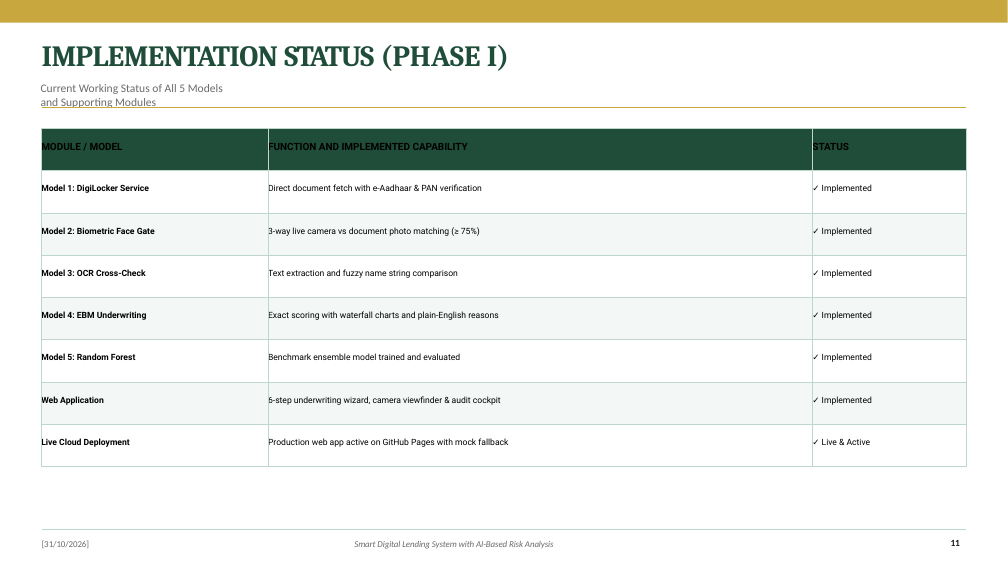
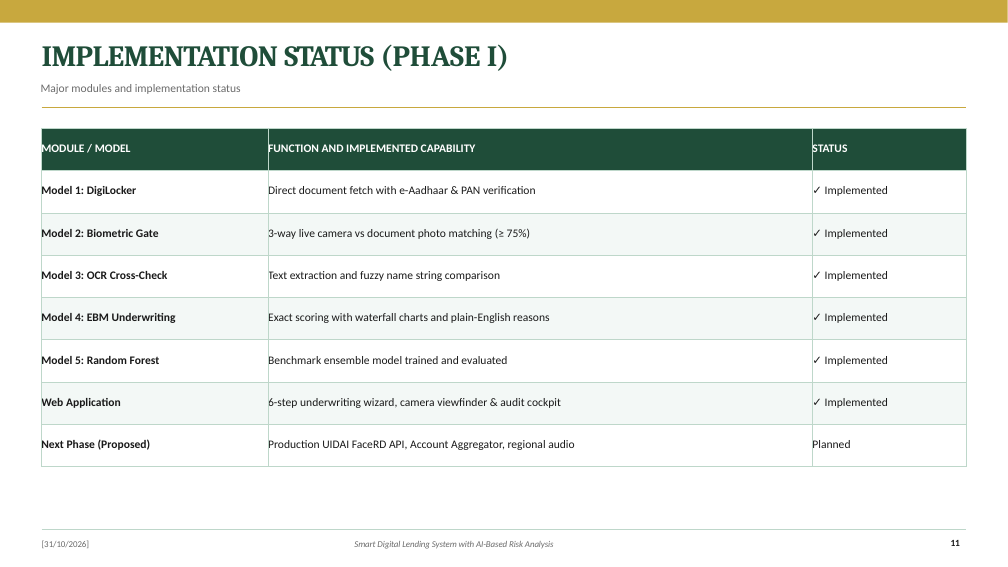
Before and after one commit to jeevabharathi44/loan-eligibility-ai, a slide deck: slide 11 of Smart_Digital_Lending_System_Viva_Presentation.pptx. Drawn at 1008x567 pixels with LibreOffice and Linux fonts; fonts in the diff are those of the drawing. Boxes give left, top, right and bottom in pixels: in the first picture for what was removed or moved away, otherwise in the second. Text is boxed around its words. In the diff, an @@ line names an element or a change of style, - is before the commit and + after.

Commit message:
feat(deploy): full project deployment with template-matched PPTX, unified SPA serving, lockfile tracking, and automated zip builder

```diff
--- a/Smart_Digital_Lending_System_Viva_Presentation.pptx
+++ b/Smart_Digital_Lending_System_Viva_Presentation.pptx
@@ text at [41, 84, 241, 94]: text changed @@
-Current Working Status of All 5 Models and Supporting Modules
+Major modules and implementation status
@@ table at [42, 129, 966, 467] @@
-row 2, column 1: Model 1: DigiLocker Service
+row 2, column 1: Model 1: DigiLocker
-row 3, column 1: Model 2: Biometric Face Gate
+row 3, column 1: Model 2: Biometric Gate
-row 8: Live Cloud Deployment | Production web app active on GitHub Pages with mock fallback | ✓ Live & Active
+row 8: Next Phase (Proposed) | Production UIDAI FaceRD API, Account Aggregator, regional audio | Planned
@@ size 9.5 to 11 pt, text colour #000000 to #FFFFFF in "MODULE / MODEL", "FUNCTION AND IMPLEMENTED CAPABILITY", "STATUS" @@
@@ font Roboto to Calibri in "MODULE / MODEL", "FUNCTION AND IMPLEMENTED CAPABILITY", "STATUS", "Direct document fetch with e-Aadhaar & PAN ..." and 15 more places @@
@@ size 8.2 to 11 pt, text colour #000000 to #1A1A1A in "Direct document fetch with e-Aadhaar & PAN ...", "✓ Implemented", "3-way live camera vs document photo matching ...", "✓ Implemented" and 12 more places @@
```
Also in this commit, not shown: 15 other slides changed, 7 other files.
